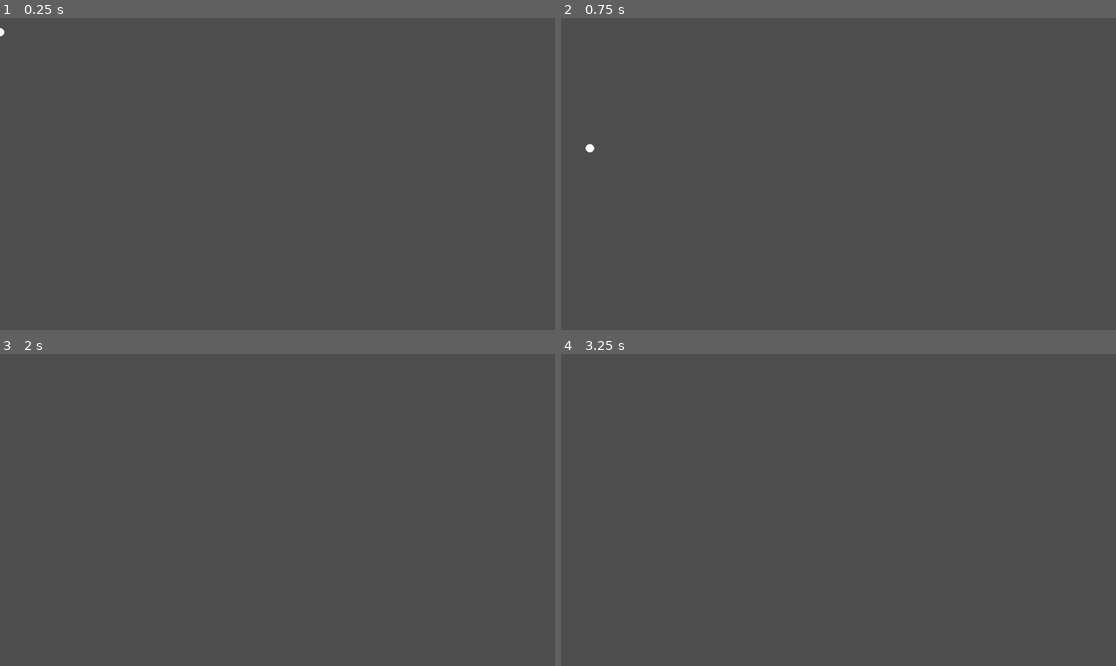
Above: before the commit, frames 1-4 (two rows, left to right).
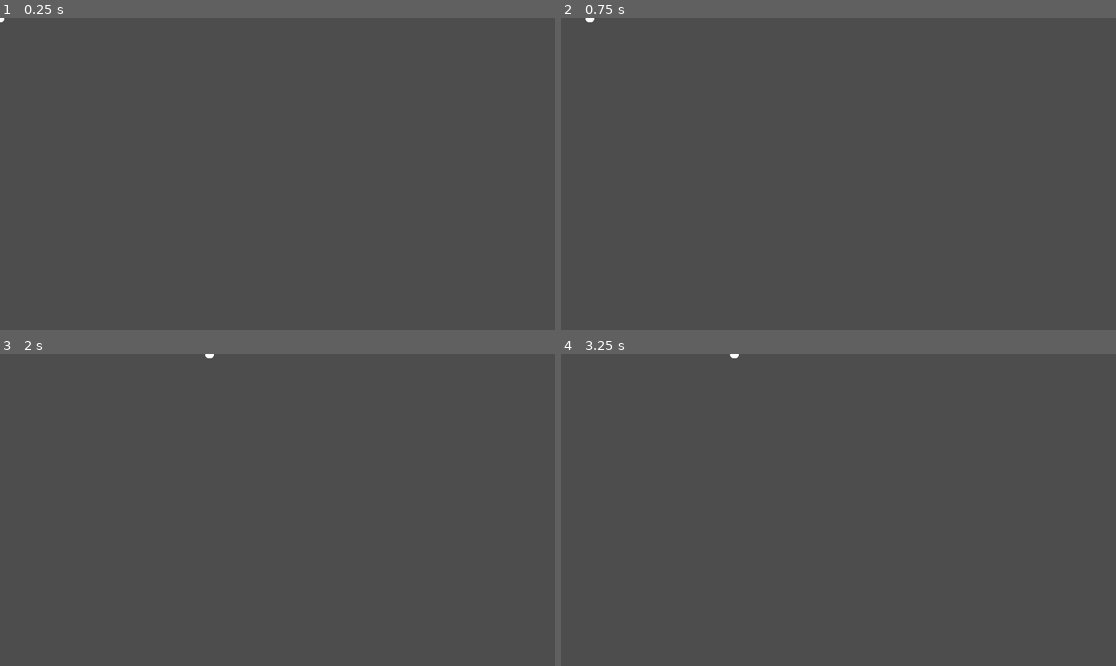
Above: after the commit, the same moments.

Repository: NaiNameDev/box_exploader
Game: Godot game, scene res://levels/test.tscn
The game is run twice, just before and just after one commit, with the same random seed, the same clock (stepped at 60 frames per second) and the same inputs. Before the commit the project has no main scene; this scene is started directly in both runs.
Inputs:
- Up to frame 1 (0.25 s): no input
- Up to frame 2 (0.75 s): tap Enter (ui_accept) at 0.5, 0.6 s; hold Right (ui_right) from 0.53 s (still down)
- Up to frame 3 (2 s): keep holding Right (ui_right); tap Enter (ui_accept) at 0.77, 1.07, 1.25, 1.35, 1.52, 1.82 s
- Up to frame 4 (3.25 s): tap Enter (ui_accept) at 2, 2.1, 2.75, 2.85, 3.02 s; release Right (ui_right) at 2.03 s; hold Left (ui_left) 2.03-2.78 s; hold Right (ui_right) from 2.78 s (still down)

The runs differ from the first frame. In frame 1, less than 0.1% of the frame differs, in the area x 0-1%, y 0-7%; in frame 2, less than 0.1%, in the area x 4-7%, y 0-44%; in frame 3, less than 0.1%; in frame 4, less than 0.1%.

Commit message:
player
wasd

Diff:
--- a/levels/character_body_2d.gd
+++ b/levels/character_body_2d.gd
@@ -1,25 +1,14 @@
 extends CharacterBody2D
 
+# Скорость движения персонажа в пикселях в секунду
+@export var speed: int = 300
 
-const SPEED = 300.0
-const JUMP_VELOCITY = -400.0
+func _physics_process(delta):
+	# Получаем input vector (ввод игрока)
+	var direction: Vector2 = Input.get_vector("ui_left", "ui_right", "ui_up", "ui_down")
 
+	# Рассчитываем новую скорость
+	velocity = direction * speed
 
-func _physics_process(delta: float) -> void:
-	# Add the gravity.
-	if not is_on_floor():
-		velocity += get_gravity() * delta
-
-	# Handle jump.
-	if Input.is_action_just_pressed("ui_accept") and is_on_floor():
-		velocity.y = JUMP_VELOCITY
-
-	# Get the input direction and handle the movement/deceleration.
-	# As good practice, you should replace UI actions with custom gameplay actions.
-	var direction := Input.get_axis("ui_left", "ui_right")
-	if direction:
-		velocity.x = direction * SPEED
-	else:
-		velocity.x = move_toward(velocity.x, 0, SPEED)
-
+	# Применяем движение и обрабатываем столкновения
 	move_and_slide()
--- a/project.godot
+++ b/project.godot
@@ -11,5 +11,6 @@
 [application]
 
 config/name="box_expolder"
+run/main_scene="uid://dos7wibqu5kbo"
 config/features=PackedStringArray("4.5", "Forward Plus")
 config/icon="res://icon.svg"
